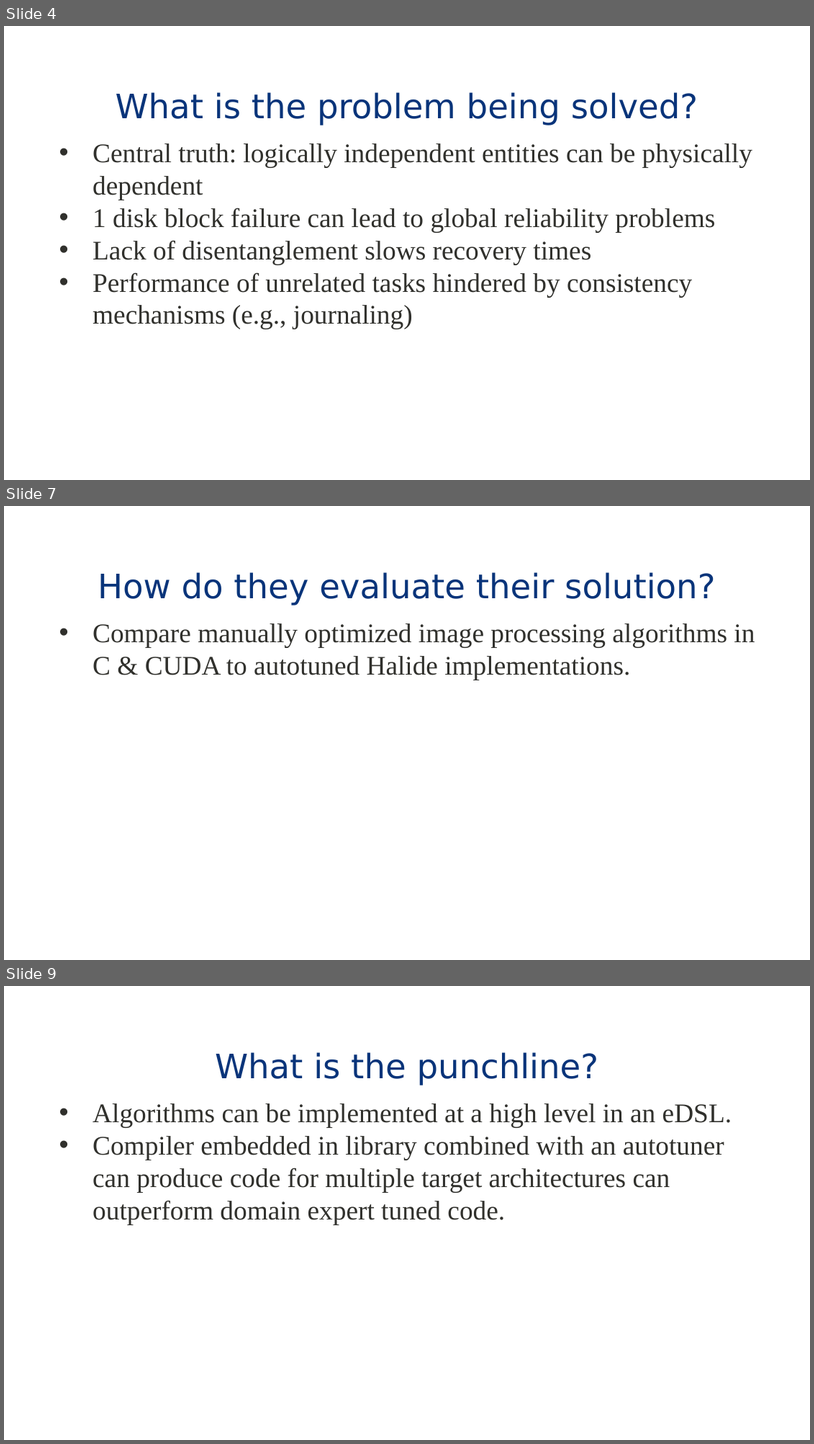
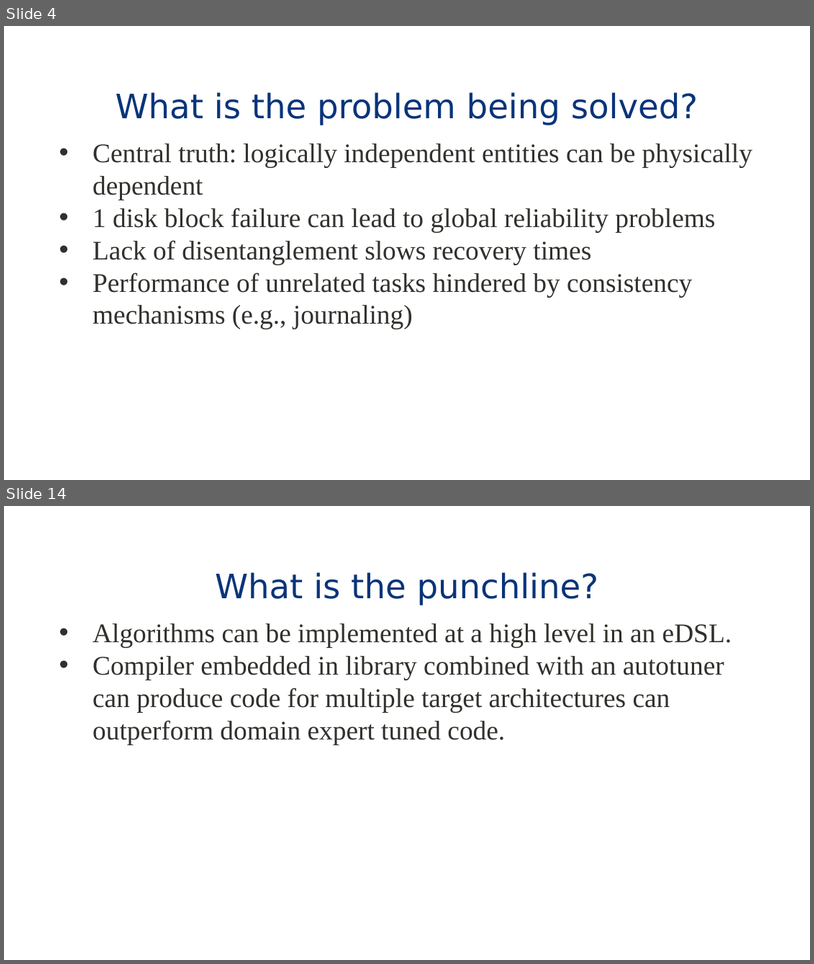
Before and after one commit to eddie-c-davis/cs-advos, a slide deck: presentations/IceFS.pptx. Shown one above the other, each under a label of ours: slides 4, 7 and 9 before the commit, slides 4 and 14 after it; the slides between them are not shown. The pictures are 814x1444 and 814x964 pixels, drawn with LibreOffice and Linux fonts; fonts in the diff are those of the drawing; background and template pictures are left out. Boxes give left, top, right and bottom in pixels: in the first picture for what was removed or moved away, otherwise in the second. Text is boxed around its words. In the diff, an @@ line names an element or a change of style, - is before the commit and + after.

```diff
--- a/presentations/IceFS.pptx
+++ b/presentations/IceFS.pptx
@@ slide 7 removed at <box>4,506,810,960</box>, background #FFFFFF; not listed: 1 template element that a slide beside it also shows @@
@@ title removed at <box>98,572,715,605</box> @@
-How do they evaluate their solution?
@@ text removed at <box>93,623,755,680</box> @@
-• Compare manually optimized image processing algorithms in C & CUDA to autotuned Halide implementations.
@@ what was slide 9 is now slide 14 @@
```
Also in this commit, not shown: 1 slide changed, 8 slides added, 2 other slides removed.
